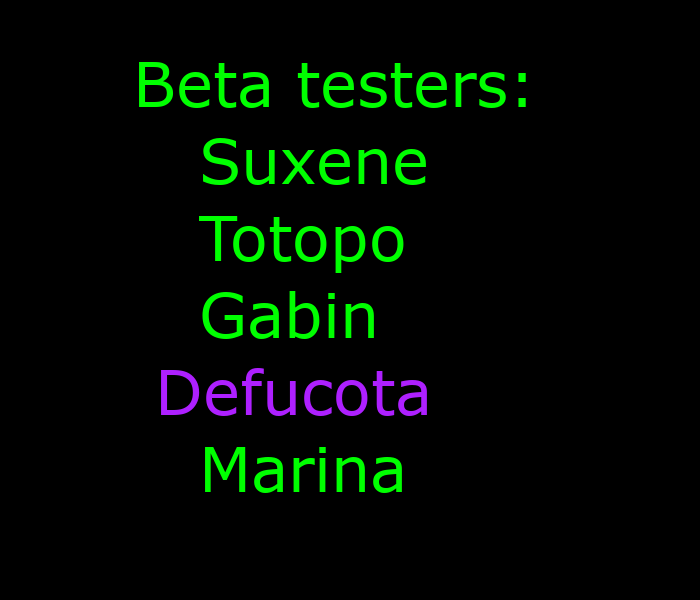
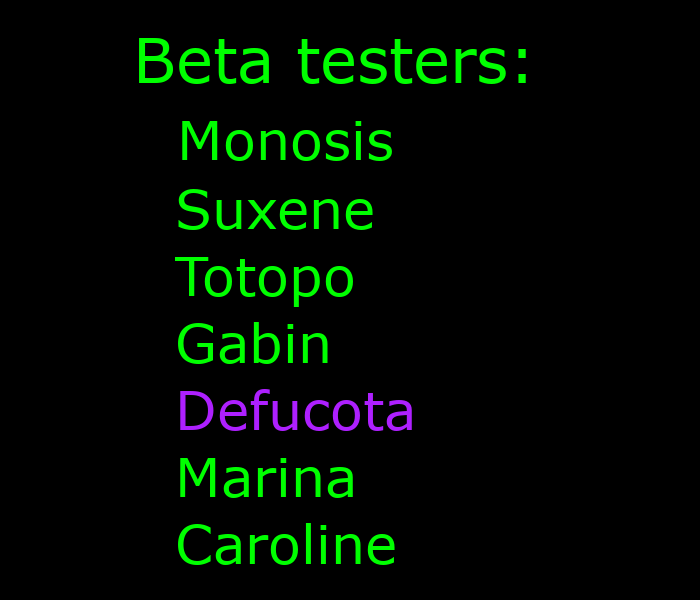
The second 700 x 600 image is a revision of the first. Changes to its layers:
painted on "Beta testers: ..." over [139, 38, 526, 565]
